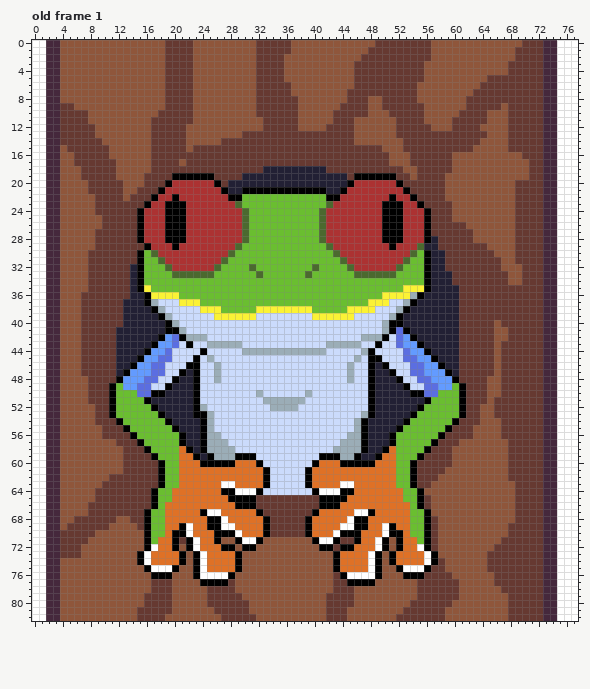
Pixel-art file: ase/gob_enemy_frog.ase. Above: the version before the commit.
78x83 pixels, 1 frame. Shown: old frame 1. The commit also changed other frames, which this record leaves out.
And afterwards:
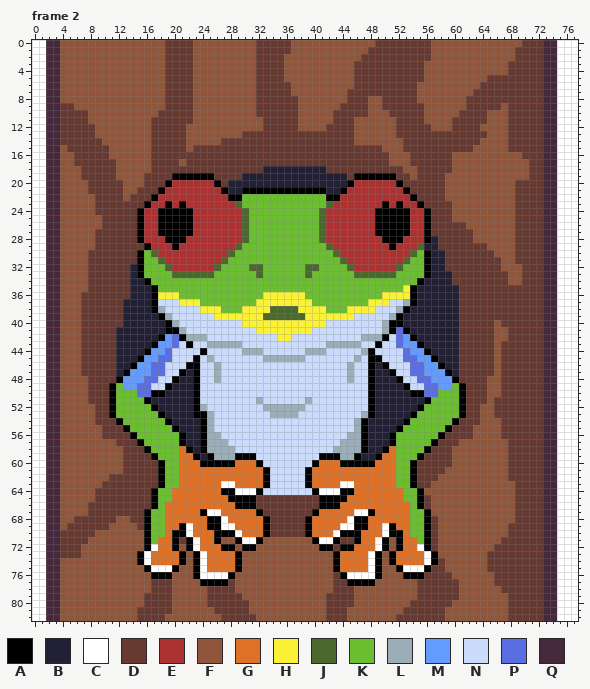
Palette (. is transparent): A #000000  B #222034  C #ffffff  D #663931  E #ac3232  F #8f563b  G #df7126  H #fbf236  J #4b692f  K #6abe30  L #9badb7  M #639bff  N #cbdbfc  P #5b6ee1  Q #45283c
A new or re-ordered frame is compared with the old frame closest to it.
Difference:
frames 1 -> 9
Frame 2 is new; against old frame 1, layers "eyes", "head", "body":
The edit turns colour E into colour A in rows 24 to 27 at x 18, 22, 49 and 53.
The edit turns colour H into colour A in row 35 at x 54; in row 36 at x 17.
The edit turns colour K into colour A in row 34 at x 16 and 55; in row 35 at x 17.
The edit turns colour L into colour A in row 36 at x 54; in row 37 at x 17.
The edit turns colour A into colour B in rows 34 to 35 at x 15 and 56; in row 36 at x 16 and 55; in row 37 at x 16.
The edit turns colour H into colour B in row 35 at x 16 and 55.
The edit turns colour A into colour E in rows 22 to 23 at x 20 and 51.
The edit turns colour K into colour H in row 36 at x 33 to 38; in row 37 at x 32 to 39; in row 38 at x 30 to 31 and 40 to 41.
The edit turns colour N into colour H in row 39 at x 32 and 39; in row 40 at x 30 to 41; in row 41 at x 32 to 39; in row 42 at x 35 to 36.
The edit turns colour H into colour J in row 38 at x 34 to 37.
The edit turns colour K into colour J in row 32 at x 32 and 39.
The edit turns colour N into colour J in row 39 at x 33 to 38.
The edit turns colour N into colour L in row 45 at x 33 to 38; in row 51 at x 32 and 39; in row 52 at x 33 and 38; in row 53 at x 34 to 37.
The edit turns colour L into colour N in row 44 at x 33 to 38; in row 50 at x 32 and 39; in row 51 at x 33 to 38.
Changed places in both pictures, as pixel boxes (x1, y1, x2, y2):
changed: (158, 194, 193, 236)
changed: (375, 194, 410, 236)
changed: (256, 264, 263, 271)
changed: (305, 264, 312, 271)
changed: (137, 278, 158, 306)
changed: (410, 278, 431, 299)
changed: (242, 292, 326, 418)
